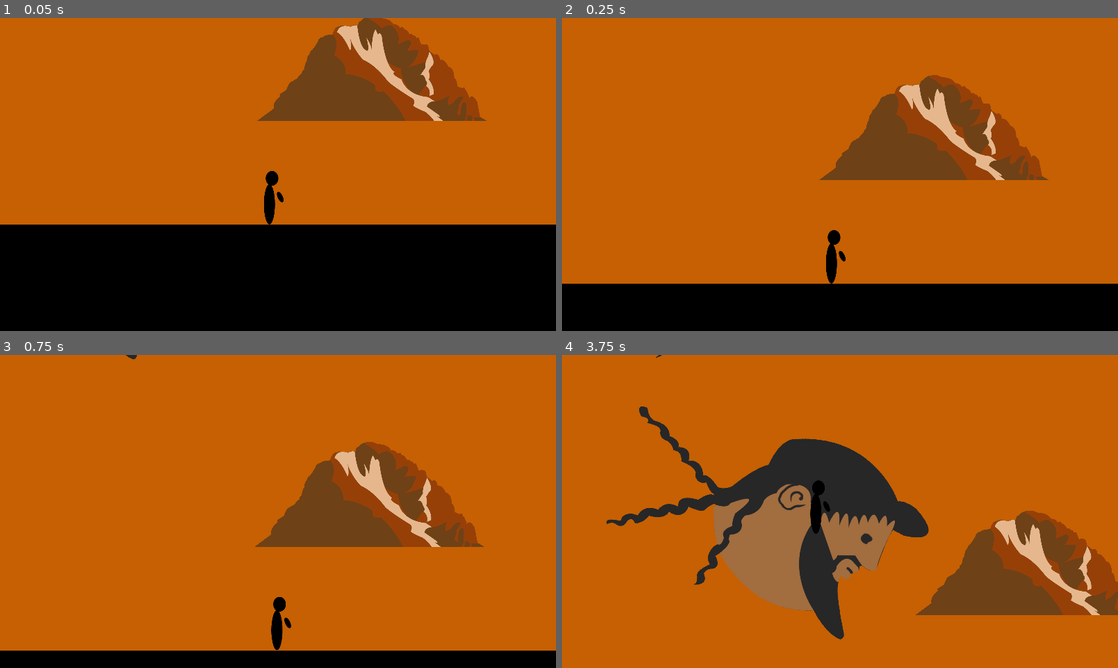
Above: before the commit, frames 1-4 (two rows, left to right).
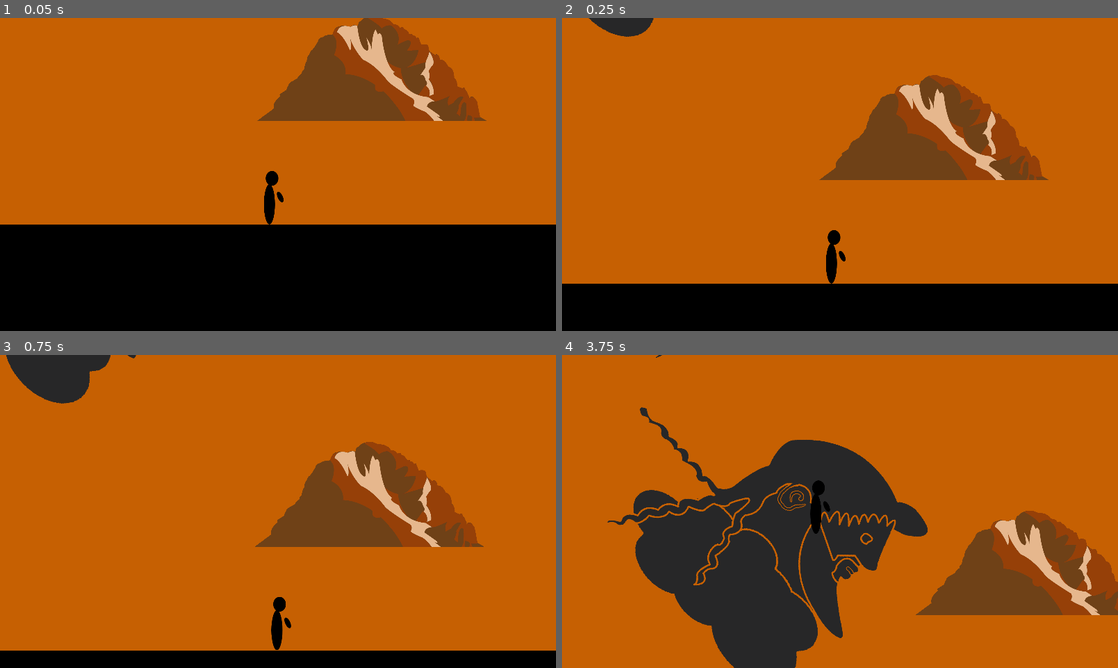
Above: after the commit, the same moments.

Repository: franmatijevic/GreekPlatformer
Game: Godot game, scene res://src/levels/finalLevels/level_1.tscn
Two runs of this game, one before a commit and one after it. Both use one fixed random seed, a clock stepped at 60 frames per second and the inputs below. The engine's default icon, where the game draws it, is replaced by a stand-in: a white triangle on a blue panel in a dark square.
Inputs:
- Up to frame 1 (0.05 s): no input
- Up to frame 2 (0.25 s): no input
- Up to frame 3 (0.75 s): tap Enter (ui_accept) at 0.5 s; hold D (right) from 0.53 s (still down); tap Space (pickThrow) at 0.6 s
- Up to frame 4 (3.75 s): tap Enter (ui_accept) at 0.77, 1.52, 2.75, 3.02 s; tap F (shoot) at 1.35, 2.85 s; release D (right) at 2.03 s; hold A (left) 2.03-2.78 s; tap Space (pickThrow) at 2.1, 3.6 s; hold D (right) from 2.78 s (still down); tap R (restart) at 3.5 s

Frame 1 is identical in both runs. In frame 2, 0.5% of the frame differs, in the area x 4-17%, y 0-6%; in frame 3, 2.0%; in frame 4, 15%, in the area x 8-66%, y 16-100%.

Commit message:
New Zeus Sprite

Diff:
--- a/greekplatformer/src/levels/finalLevels/level_1.tscn
+++ b/greekplatformer/src/levels/finalLevels/level_1.tscn
@@ -5,8 +5,8 @@
 [ext_resource type="PackedScene" uid="uid://dryw6f1ldmo8v" path="res://src/dialogue/dialogueArea.tscn" id="4_8nr8u"]
 [ext_resource type="PackedScene" uid="uid://cgk8wq1kwrnb0" path="res://src/ui/dialogue_player.tscn" id="5_gruuc"]
 [ext_resource type="Script" path="res://src/ui/dialoguePlayer.gd" id="6_pav88"]
+[ext_resource type="Texture2D" uid="uid://b1dpp00kfs5i2" path="res://src/environment/NPCs/NPCArt/Zeus/zeusGlavaOblakMono.png" id="8_0n21w"]
 [ext_resource type="PackedScene" uid="uid://ce5li6vdurv2g" path="res://src/levels/finalLevels/roomsLevel1/scene_1.tscn" id="8_5f6q4"]
-[ext_resource type="Texture2D" uid="uid://lfpu2iolx3it" path="res://src/environment/NPCs/NPCArt/zeusGlava.png" id="8_lcgiv"]
 [ext_resource type="Script" path="res://src/environment/NPCs/NPC.gd" id="9_6bubv"]
 [ext_resource type="PackedScene" uid="uid://byqxl2umwlcci" path="res://src/dialogue/speechBubble.tscn" id="9_kjp2t"]
 
@@ -55,7 +55,7 @@
 position = Vector2(-533, -792)
 rotation = 0.615819
 scale = Vector2(1.38879, 1.38879)
-texture = ExtResource("8_lcgiv")
+texture = ExtResource("8_0n21w")
 script = ExtResource("9_6bubv")
 entryPosition = Vector2(-301, -800)
 exitPosition = Vector2(-704, -800)
Renamed: greekplatformer/src/environment/NPCs/NPCArt/zeusGlava.png -> greekplatformer/src/environment/NPCs/NPCArt/Zeus/zeusGlava.png
Not shown, added: greekplatformer/src/environment/NPCs/NPCArt/Zeus/zeusGlava.png.import
Binary file added: greekplatformer/src/environment/NPCs/NPCArt/Zeus/zeusGlavaOblak.png
Not shown, changed: greekplatformer/src/environment/NPCs/NPCArt/Zeus/zeusGlavaOblak.png.import
Binary file added: greekplatformer/src/environment/NPCs/NPCArt/Zeus/zeusGlavaOblakMono.png
Not shown, added: greekplatformer/src/environment/NPCs/NPCArt/Zeus/zeusGlavaOblakMono.png.import
